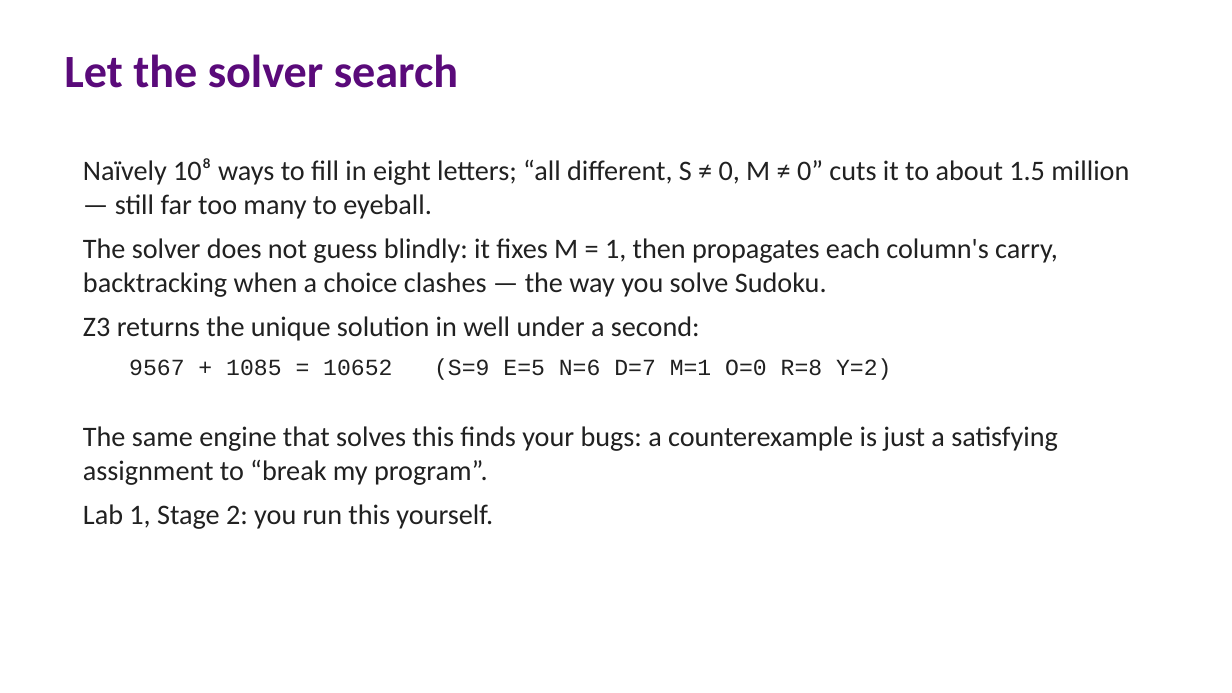
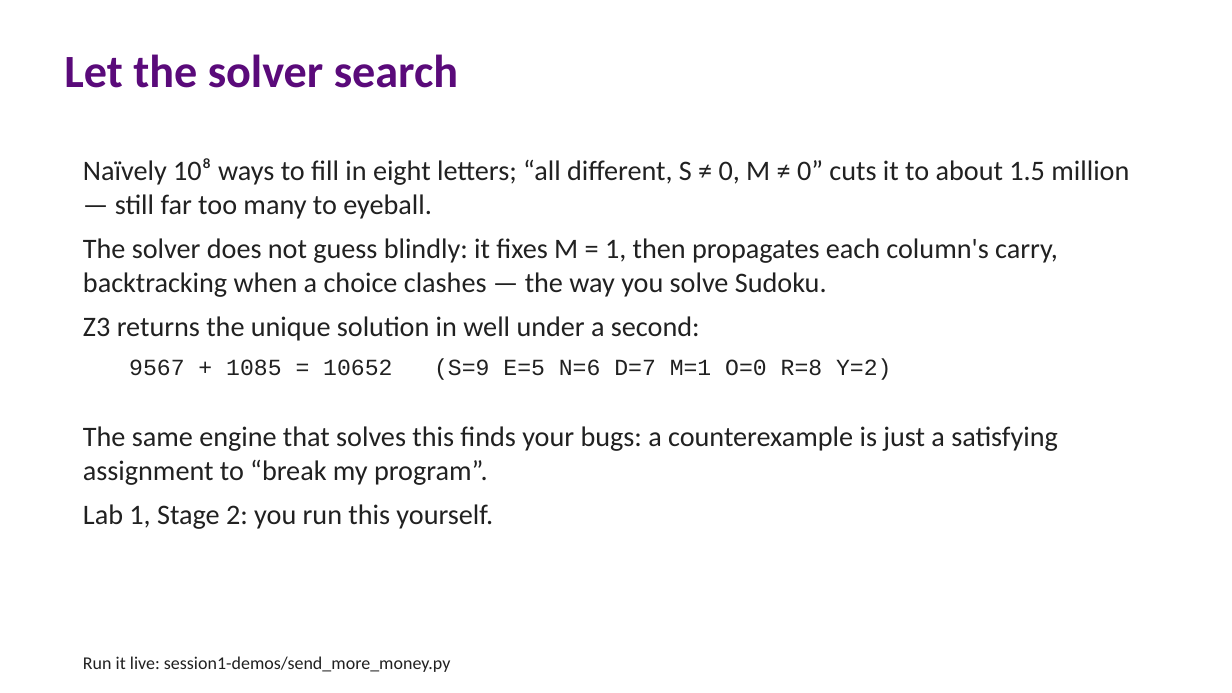
Before and after one commit to lucasccordeiro/unifei, a slide deck: slide 34 of slides/session1/01-session1-fundamentals.pptx. Drawn at 1232x693 pixels with LibreOffice and Linux fonts; fonts in the diff are those of the drawing. Boxes give left, top, right and bottom in pixels: in the first picture for what was removed or moved away, otherwise in the second. Text is boxed around its words. In the diff, an @@ line names an element or a change of style, - is before the commit and + after.

Commit message:
Add runnable SEND+MORE=MONEY Z3 demo for slide 34
New session1-demos/send_more_money.py encodes the puzzle for Z3 (place-value
sums, Distinct, no leading zero), prints 9567 + 1085 = 10652, then uses the
negation trick to show the solution is unique (unsat). Point slide 34 at it and
add a run-sheet row. Verified against Z3 4.16.0; pylint clean.

```diff
--- a/slides/session1/01-session1-fundamentals.pptx
+++ b/slides/session1/01-session1-fundamentals.pptx
@@ text added at (x1=83, y1=656, x2=450, y2=672), 14 pt, text #212121 @@
+Run it live: session1-demos/send_more_money.py
```
Also in this commit, not shown: 4 other files.
